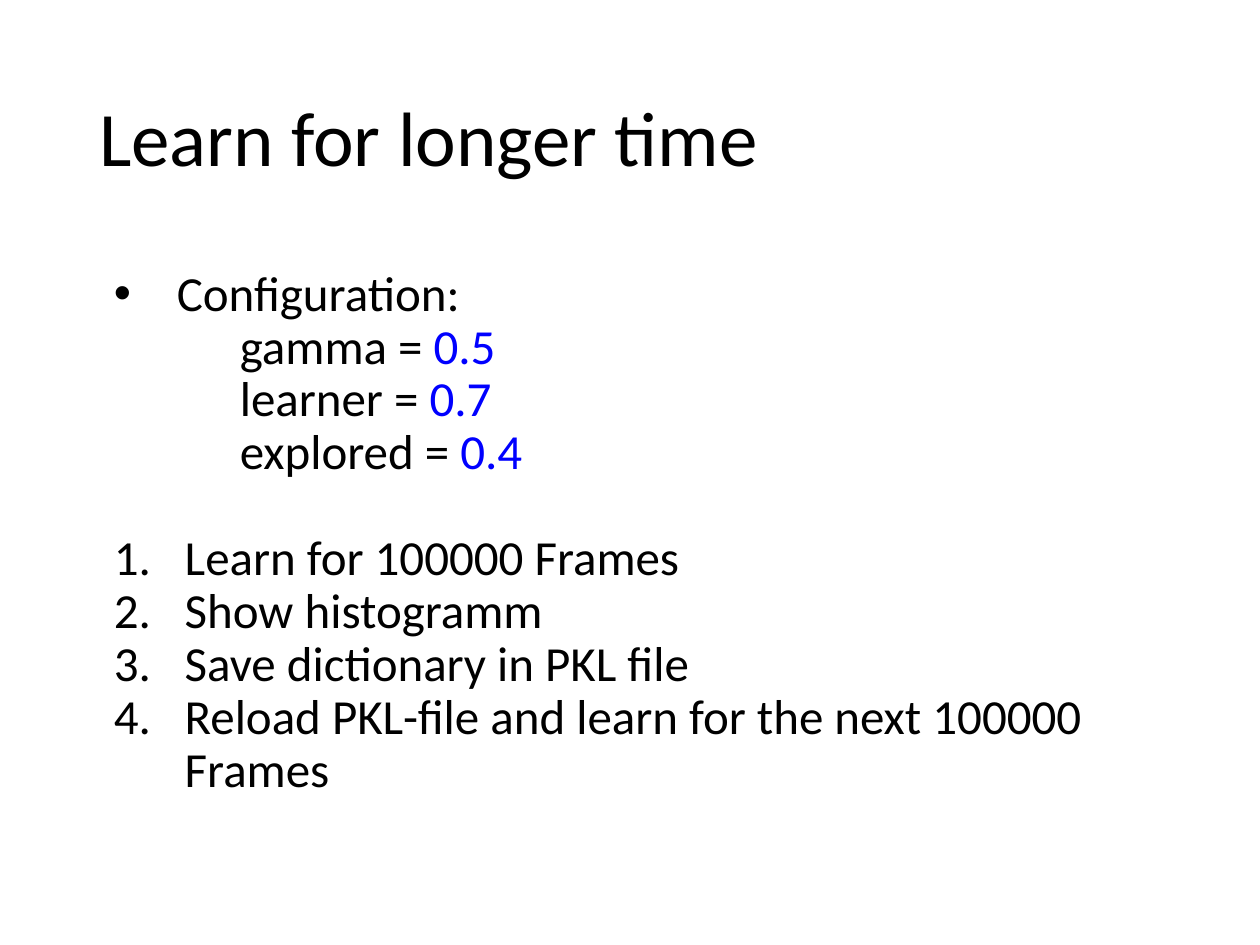
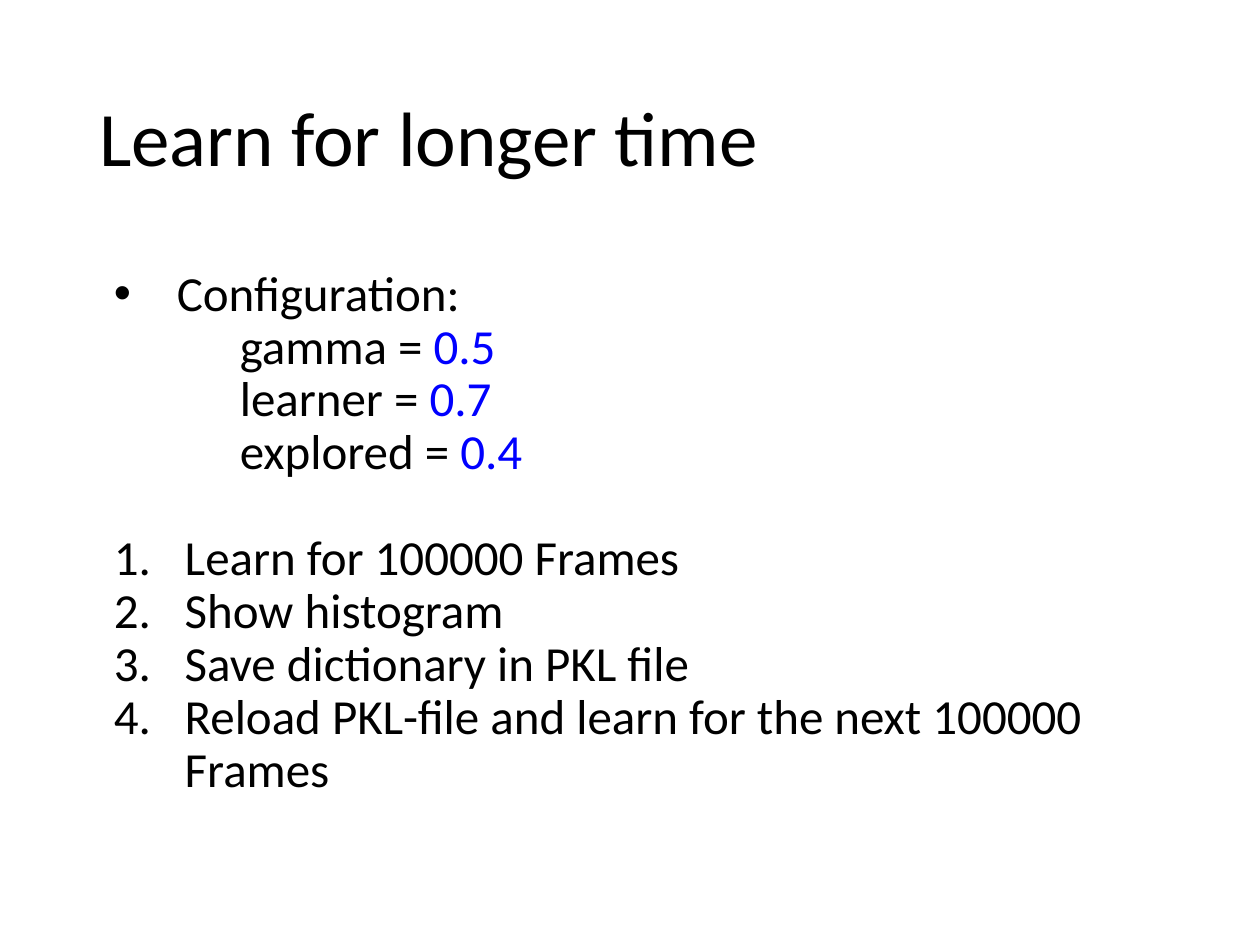
Before and after one commit to antonbulat/SnakeProject, a slide deck: slide 5 of Abgabe_04/Snake.pptx. Drawn at 1260x945 pixels with LibreOffice and Linux fonts; fonts in the diff are those of the drawing. Boxes give left, top, right and bottom in pixels: in the first picture for what was removed or moved away, otherwise in the second. Text is boxed around its words. In the diff, an @@ line names an element or a change of style, - is before the commit and + after.

```diff
--- a/Abgabe_04/Snake.pptx
+++ b/Abgabe_04/Snake.pptx
@@ text at box(185, 594, 504, 637): text changed @@
-2. Show histogramm
+2. Show histogram
```
Also in this commit, not shown: 1 slide added.
